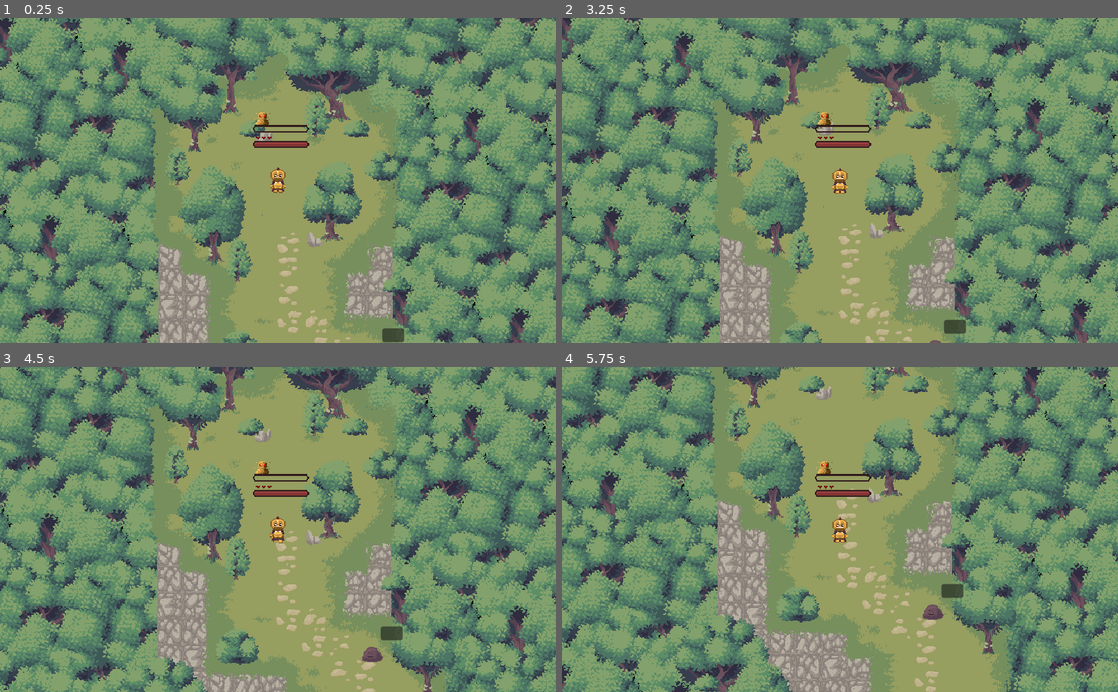
Above: before the commit, frames 1-4 (two rows, left to right).
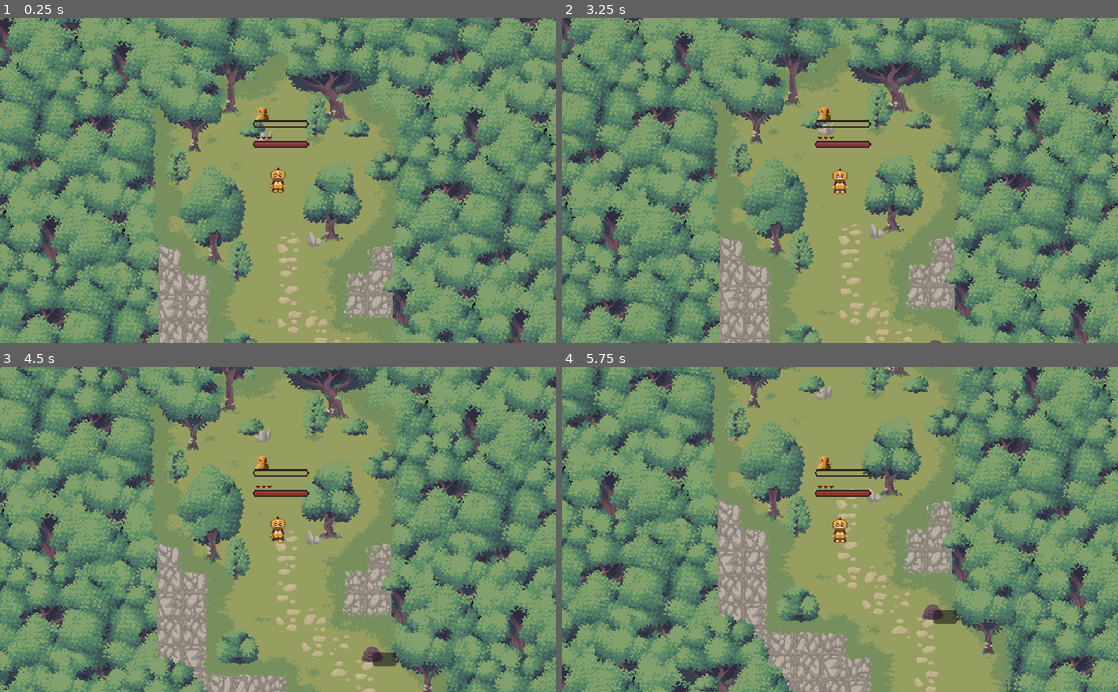
Above: after the commit, the same moments.

Repository: Valentino-02/GMTK-JamGame
Game: Godot game, scene res://src/mainGame/MainGame.tscn
The game is run twice, just before and just after one commit, with the same random seed, the same clock (stepped at 60 frames per second) and the same inputs. This scene is started directly instead of the project's main scene. The engine's default icon, where the game draws it, is replaced by a stand-in: a white triangle on a blue panel in a dark square. Sound files missing from this copy of the repository are replaced by a short silence.
Inputs (mouse positions are in pixels of both pictures, inside the frame that each line leads up to):
- Up to frame 1 (0.25 s): no input
- Up to frame 2 (3.25 s): tap Enter (ui_accept) at 0.5, 0.77, 1.25, 2, 2.75 s; move the mouse to (812, 245) at 0.52 s; tap I at 0.6, 2.1 s; click (812, 245) at 0.67 s; drag from (1006, 229) to (840, 180) at 1.27 s; move the mouse to (673, 131) at 2.02 s; click (673, 131) at 2.17 s; drag from (867, 180) to (673, 131) at 2.77 s
- Up to frame 3 (4.5 s): move the mouse to (194, 448) at 3.52 s; tap I at 3.6 s; click (194, 448) at 3.67 s; drag from (400, 513) to (372, 659) at 4.27 s
- Up to frame 4 (5.75 s): move the mouse to (728, 545) at 5.02 s; tap I at 5.1 s; click (728, 545) at 5.17 s

The runs differ from the first frame. In frame 1, 0.4% of the frame differs, in the area x 45-73%, y 27-100%; in frame 2, 0.4%; in frame 3, 0.6%, in the area x 45-73%, y 27-93%; in frame 4, 0.6%.
Error in both runs: Invalid access to property or key 'nextMonolog' on a base object of type 'Nil'. (res://src/UI/Monolog.gd:18)

Commit message:
Texture update

Diff:
--- a/src/mainGame/entities/NPCs/NPC.tscn
+++ b/src/mainGame/entities/NPCs/NPC.tscn
@@ -60,10 +60,6 @@
 animation = &"Man Idle"
 
 [node name="EraseButton" parent="." instance=ExtResource("3_gmpi4")]
-offset_left = 11.0
-offset_top = -32.0
-offset_right = 40.0
-offset_bottom = -15.0
 
 [node name="ClickParticles" type="GPUParticles2D" parent="EraseButton"]
 unique_name_in_owner = true
--- a/src/mainGame/entities/enemies/Enemy.tscn
+++ b/src/mainGame/entities/enemies/Enemy.tscn
@@ -127,10 +127,6 @@
 frame_progress = 1.0
 
 [node name="EraseButton" parent="." instance=ExtResource("4_5ufjc")]
-offset_left = 11.0
-offset_top = -31.0
-offset_right = 38.0
-offset_bottom = -14.0
 
 [node name="Cross" type="Sprite2D" parent="EraseButton"]
 position = Vector2(32, 39)
--- a/src/mainGame/entities/hero/Hero.tscn
+++ b/src/mainGame/entities/hero/Hero.tscn
@@ -256,7 +256,6 @@
 
 [node name="Hero" type="CharacterBody2D"]
 script = ExtResource("1_33825")
-baseBloodlust = 1
 baseDamage = 1
 baseHealth = 50
 
@@ -297,14 +296,15 @@
 
 [node name="BloodlustBar" type="TextureProgressBar" parent="."]
 offset_left = -45.0
-offset_top = -102.0
-offset_right = 78.0
-offset_bottom = -2.0
+offset_top = -108.0
+offset_right = 55.0
+offset_bottom = -8.0
 value = 50.0
-texture_under = ExtResource("9_ta6jm")
-texture_progress = ExtResource("10_3cjxy")
+texture_under = ExtResource("9_t0uuv")
+texture_progress = ExtResource("10_8iha1")
 
 [node name="BloodlustTimer" type="Timer" parent="."]
+wait_time = 0.5
 autostart = true
 
 [connection signal="areaDetected" from="AttackModule" to="." method="_on_attack_module_area_detected"]
Not shown: 1 places in src/mainGame/entities/hero/Hero.tscn that only renumber resources
